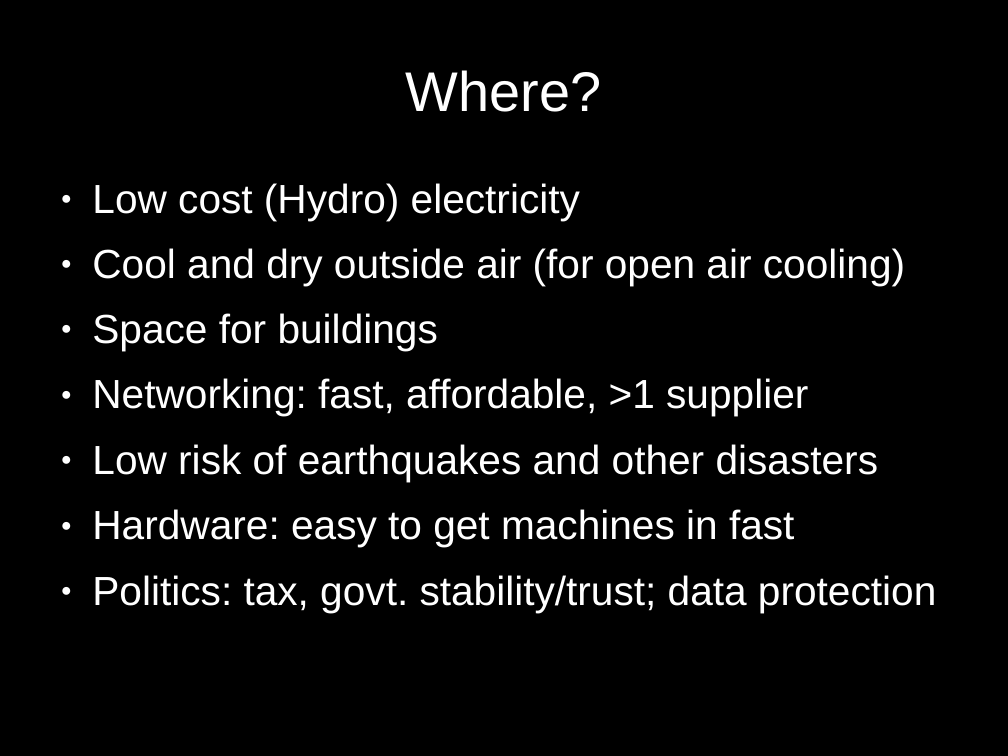
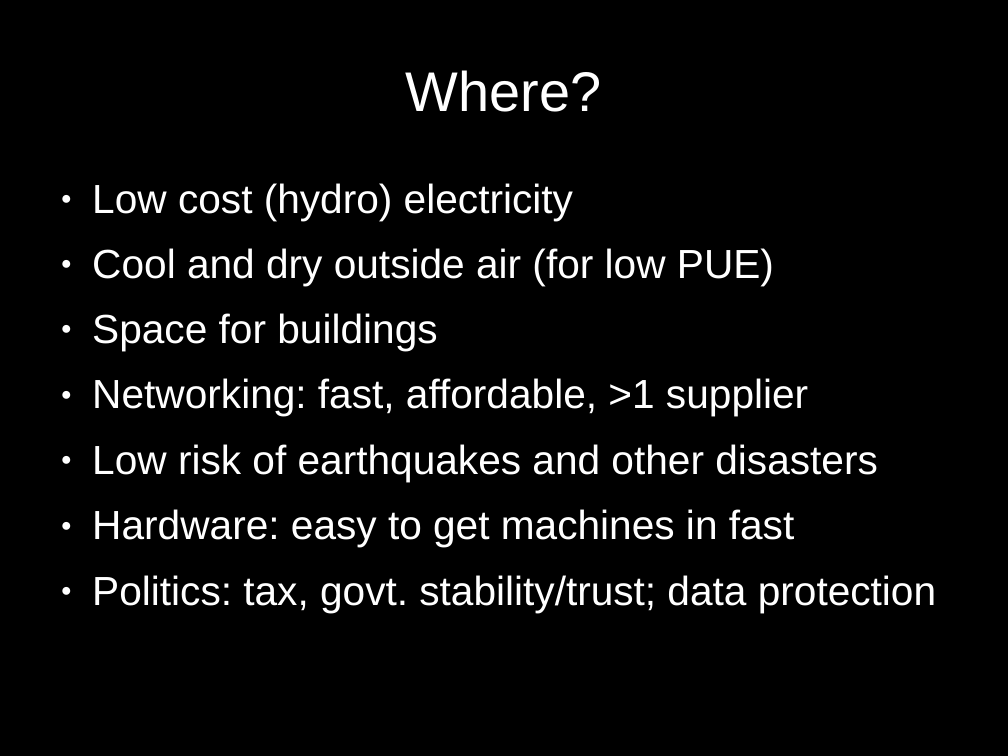
Before and after one commit to rhusar/smartfrog, a slide deck: slide 16 of core/components/hadoop/doc/my_other_computer_is_a_datacentre.ppt (slide 15 before the commit). Drawn at 1008x756 pixels with LibreOffice and Linux fonts; fonts in the diff are those of the drawing. Boxes give left, top, right and bottom in pixels: in the first picture for what was removed or moved away, otherwise in the second. Text is boxed around its words. In the diff, an @@ line names an element or a change of style, - is before the commit and + after.

```diff
--- a/core/components/hadoop/doc/my_other_computer_is_a_datacentre.ppt
+++ b/core/components/hadoop/doc/my_other_computer_is_a_datacentre.ppt
@@ text at bbox=[92, 183, 774, 285]: text changed @@
-● Low cost (Hydro) electricity
-● Cool and dry outside air (for open air cooling)
+● Low cost (hydro) electricity
+● Cool and dry outside air (for low PUE)
```
Also in this commit, not shown: 16 other slides changed, 1 slide added.
